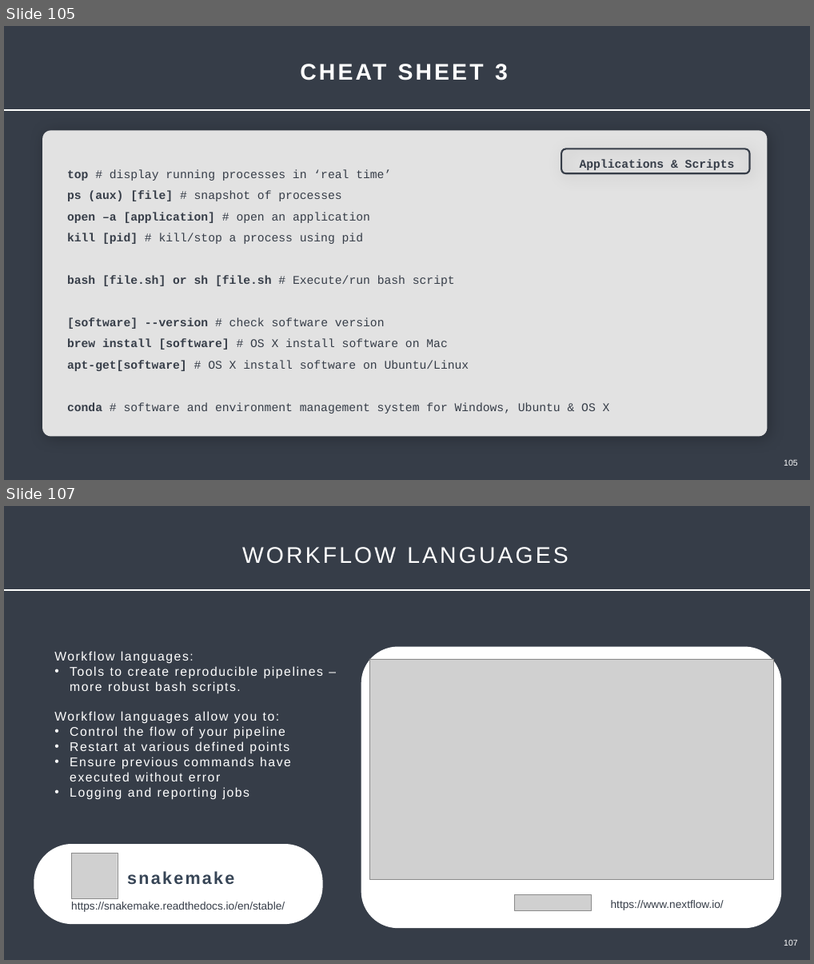
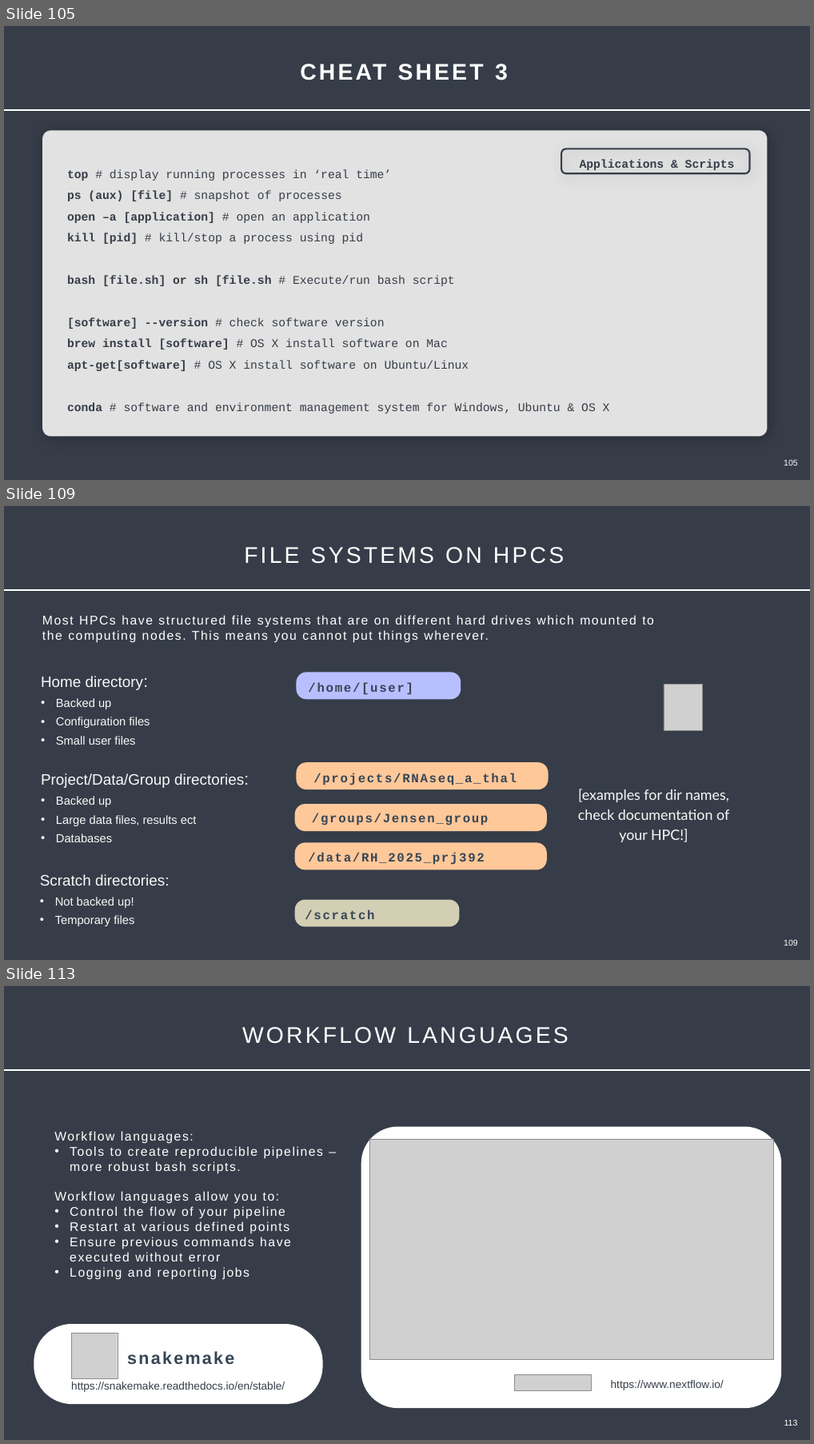
Before and after one commit to Center-for-Health-Data-Science/Just-Bash-It, a slide deck: Teachers/Just_Bash_It_Slideshow.pptx. Shown one above the other, each under a label of ours: slides 105 and 107 before the commit, slides 105, 109 and 113 after it; the slides between them are not shown. The pictures are 814x964 and 814x1444 pixels, drawn with LibreOffice and Linux fonts; fonts in the diff are those of the drawing; grey boxes stand for pictures. Boxes give left, top, right and bottom in pixels: in the first picture for what was removed or moved away, otherwise in the second. Text is boxed around its words. In the diff, an @@ line names an element or a change of style, - is before the commit and + after.

```diff
--- a/Teachers/Just_Bash_It_Slideshow.pptx
+++ b/Teachers/Just_Bash_It_Slideshow.pptx
@@ slide 109 added at (x1=4, y1=506, x2=810, y2=960), background #363D48 @@
@@ text added at (x1=244, y1=547, x2=564, y2=564), 54 pt, text #FFFFFF @@
+FILE SYSTEMS ON HPCS
@@ line added from (4, 590) to (810, 590), #FFFFFF 3 pt @@
@@ text added at (x1=42, y1=615, x2=654, y2=643), 30 pt, text #FFFFFF @@
+Most HPCs have structured file systems that are on different hard drives which mounted to the computing nodes. This means you cannot put things wherever.
@@ rounded rectangle added at (x1=296, y1=672, x2=461, y2=700), fill #B8BFFF @@
@@ text added at (x1=41, y1=676, x2=150, y2=744), 28 pt, text #F8F8F8 @@
+Home directory:
+• Backed up
+• Configuration files
+• Small user files
@@ text added at (x1=308, y1=682, x2=414, y2=695), 30 pt, text #374556, bold @@
+/home/[user]
@@ picture added at (x1=664, y1=684, x2=702, y2=731) @@
@@ rounded rectangle added at (x1=296, y1=762, x2=548, y2=789), fill #FFC899 @@
@@ text added at (x1=41, y1=773, x2=244, y2=842), 28 pt, text #F8F8F8 @@
+Project/Data/Group directories:
+• Backed up
+• Large data files, results ect
+• Databases
@@ text added at (x1=314, y1=773, x2=517, y2=785), 30 pt, text #374556, bold @@
+/projects/RNAseq_a_thal
@@ text added at (x1=578, y1=788, x2=730, y2=842), 34 pt, text #F8F8F8 @@
+[examples for dir names, check documentation of your HPC!]
@@ rounded rectangle added at (x1=295, y1=804, x2=547, y2=831), fill #FFC899 @@
@@ text added at (x1=312, y1=813, x2=488, y2=825), 30 pt, text #374556, bold @@
+/groups/Jensen_group
@@ rounded rectangle added at (x1=295, y1=843, x2=547, y2=870), fill #FFC899 @@
@@ text added at (x1=308, y1=852, x2=484, y2=864), 30 pt, text #374556, bold @@
+/data/RH_2025_prj392
@@ text added at (x1=40, y1=874, x2=169, y2=926), 28 pt, text #F8F8F8 @@
+Scratch directories:
+• Not backed up!
+• Temporary files
@@ rounded rectangle added at (x1=295, y1=900, x2=460, y2=927), fill #D2CFB4 @@
@@ rectangle added at (x1=303, y1=903, x2=454, y2=924), fill #D2CFB4, 30 pt, text #374556, bold @@
+/scratch
@@ page number added at (x1=784, y1=939, x2=798, y2=945), 20 pt, text #FFFFFF @@
+109
@@ what was slide 107 is now slide 113 @@
@@ page number at (x1=785, y1=1419, x2=798, y2=1425): text changed @@
-107
+113
```
Also in this commit, not shown: 8 slides changed, 6 other slides added, 3 other files.
